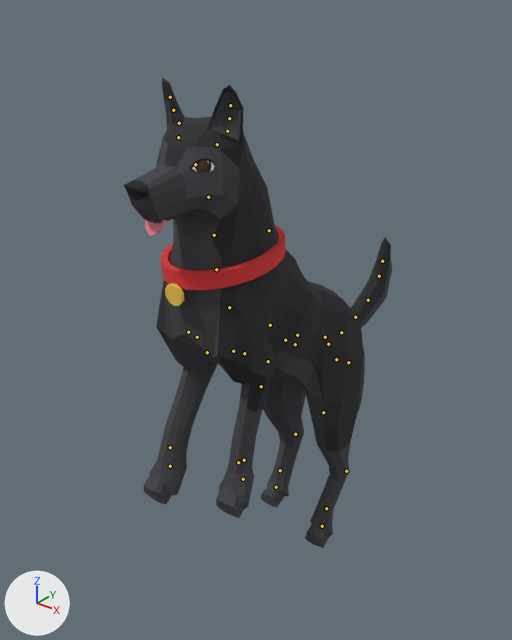
Two versions of the glTF model public/models/dog.glb, one commit apart.
Rendered twice from a 50 mm camera at (3.39, -5.21, 4.31) aimed at (-0.24, -0.66, 1.49). Arrows for +X, +Y and +Z are at lower left; the lights stay in place. The picture after the commit comes second. Both versions are drawn at frame 8 of the action 'Carry'; the numbers are the values there. The bones that change, and the others that lie on the model, are drawn over the model as lines.

Objects in the first picture: 'Dog'.
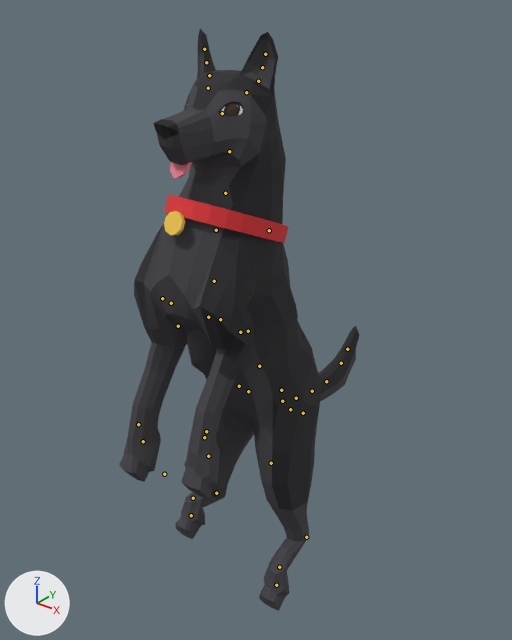
Pixel boxes (x1, y1, x2, y2) of what changed, in the pictures (512 x 640 px):
'Dog', posed (10% narrower, 24% taller): before (124, 77, 392, 548); after (119, 28, 359, 611)
bone 'Body', root to tip: before (238, 462) to (239, 461); after (164, 474) to (166, 472)
bone 'BackLeg.L', root to tip: before (348, 362) to (348, 363); after (303, 413) to (302, 413)
bone 'BackUpperLeg.L', root to tip: before (323, 412) to (323, 413); after (271, 463) to (271, 463)
bone 'BackLowerLeg.L', root to tip: before (346, 471) to (346, 472); after (306, 537) to (306, 537)
bone 'BackLeg.R', root to tip: before (285, 340) to (285, 340); after (239, 386) to (238, 386)
bone 'BackUpperLeg.R', root to tip: before (261, 386) to (261, 387); after (206, 431) to (206, 432)
bone 'BackLowerLeg.R', root to tip: before (295, 434) to (295, 435); after (216, 493) to (216, 493)
bone 'FrontUpperLeg.L', root to tip: before (244, 353) to (245, 353); after (220, 319) to (221, 319)
bone 'FrontLowerLeg.L', root to tip: before (268, 361) to (267, 362); after (248, 331) to (247, 331)
bone 'FrontUpperLeg.R', root to tip: before (188, 332) to (189, 332); after (162, 298) to (162, 299)
bone 'FrontLowerLeg.R', root to tip: before (207, 352) to (207, 353); after (178, 326) to (178, 327)
bone 'Neck2', root to tip: before (214, 235) to (213, 234); after (225, 193) to (225, 192)
bone 'Neck3', root to tip: before (208, 197) to (208, 196); after (229, 151) to (229, 150)
bone 'Head', root to tip: before (195, 164) to (195, 165); after (222, 113) to (221, 113)
bone 'IKBackLeg.L', root to tip: before (326, 508) to (326, 509); after (279, 567) to (279, 568)
bone 'IKBackLeg.R', root to tip: before (280, 470) to (279, 471); after (193, 498) to (193, 499)
bone 'IKFrontLeg.L', root to tip: before (244, 460) to (244, 461); after (204, 437) to (205, 438)
bone 'IKFrontLeg.R', root to tip: before (170, 447) to (170, 448); after (138, 424) to (139, 425)

Edits to the bpy script that builds the scene:
```text
Change bone_body:
    where bone_body = bpy.data.objects['DogArmature'].pose.bones['Body']
    bone_body.location: (0.0, -0.0013, 0.0128) -> (0.0, 0.0029, 0.0218)
    bone_body.rotation_quaternion: (0.954, -0.301, 0.0, 0.0) -> (0.857, -0.515, 0.0, 0.0)  # degrees (-35, 0, 0) -> degrees (-62, 0, 0)
Change bone_backleg_l:
    where bone_backleg_l = bpy.data.objects['DogArmature'].pose.bones['BackLeg.L']  # child of 'BackShoulder.L'
    bone_backleg_l.rotation_quaternion: (0.985, 0.174, 0.0, 0.0) -> (-0.954, -0.301, 0.0, 0.0)  # degrees (20, 0, 0) -> degrees (35, 0, 0)
Change bone_backupperleg_l:
    where bone_backupperleg_l = bpy.data.objects['DogArmature'].pose.bones['BackUpperLeg.L']  # child of 'BackLeg.L'
    bone_backupperleg_l.rotation_quaternion: (0.994, -0.111, 0.0, 0.0) -> (0.996, -0.062, 0.0, -0.066)  # degrees (-13, 0, 0) -> degrees (-7, 0, -8)
Change bone_backlowerleg_l:
    where bone_backlowerleg_l = bpy.data.objects['DogArmature'].pose.bones['BackLowerLeg.L']  # child of 'BackUpperLeg.L'
    bone_backlowerleg_l.rotation_quaternion: (1.0, -0.014, 0.0, 0.0) -> (0.979, 0.201, 0.0, 0.028)  # degrees (-2, 0, 0) -> degrees (23, -1, 3)
Change bone_backleg_r:
    where bone_backleg_r = bpy.data.objects['DogArmature'].pose.bones['BackLeg.R']  # child of 'BackShoulder.R'
    bone_backleg_r.rotation_quaternion: (0.985, 0.174, 0.0, 0.0) -> (-0.954, -0.301, 0.0, 0.0)  # degrees (20, 0, 0) -> degrees (35, 0, 0)
Change bone_backupperleg_r:
    where bone_backupperleg_r = bpy.data.objects['DogArmature'].pose.bones['BackUpperLeg.R']  # child of 'BackLeg.R'
    bone_backupperleg_r.rotation_quaternion: (0.999, -0.045, 0.0, 0.0) -> (0.992, -0.084, 0.0, 0.095)  # degrees (-5, 0, 0) -> degrees (-10, 1, 11)
Change bone_backlowerleg_r:
    where bone_backlowerleg_r = bpy.data.objects['DogArmature'].pose.bones['BackLowerLeg.R']  # child of 'BackUpperLeg.R'
    bone_backlowerleg_r.rotation_quaternion: (0.998, -0.065, 0.0, 0.0) -> (0.891, 0.453, 0.0, -0.03)  # degrees (-7, 0, 0) -> degrees (54, 2, -3)
Change bone_frontupperleg_l:
    where bone_frontupperleg_l = bpy.data.objects['DogArmature'].pose.bones['FrontUpperLeg.L']  # child of 'FrontShoulder.L'
    bone_frontupperleg_l.rotation_quaternion: (0.787, 0.616, 0.0, 0.0) -> (0.629, 0.777, 0.0, -0.034)  # degrees (76, 0, 0) -> degrees (102, 3, -2)
Change bone_frontlowerleg_l:
    where bone_frontlowerleg_l = bpy.data.objects['DogArmature'].pose.bones['FrontLowerLeg.L']  # child of 'FrontUpperLeg.L'
    bone_frontlowerleg_l.rotation_quaternion: (0.901, 0.435, 0.0, 0.0) -> (-0.814, -0.58, 0.0, -0.005)  # degrees (52, 0, 0) -> degrees (71, 0, 0)
Change bone_frontupperleg_r:
    where bone_frontupperleg_r = bpy.data.objects['DogArmature'].pose.bones['FrontUpperLeg.R']  # child of 'FrontShoulder.R'
    bone_frontupperleg_r.rotation_quaternion: (0.879, 0.477, 0.0, 0.0) -> (0.787, 0.615, 0.0, 0.04)  # degrees (57, 0, 0) -> degrees (76, -3, 4)
Change bone_frontlowerleg_r:
    where bone_frontlowerleg_r = bpy.data.objects['DogArmature'].pose.bones['FrontLowerLeg.R']  # child of 'FrontUpperLeg.R'
    bone_frontlowerleg_r.rotation_quaternion: (0.917, 0.399, 0.0, 0.0) -> (-0.953, -0.302, 0.0, -0.006)  # degrees (47, 0, 0) -> degrees (35, 0, 1)
Change bone_neck2:
    where bone_neck2 = bpy.data.objects['DogArmature'].pose.bones['Neck2']  # child of 'Neck1'
    bone_neck2.rotation_quaternion: (0.995, -0.105, 0.0, 0.0) -> (0.985, -0.174, 0.0, 0.0)  # degrees (-12, 0, 0) -> degrees (-20, 0, 0)
Change bone_neck3:
    where bone_neck3 = bpy.data.objects['DogArmature'].pose.bones['Neck3']  # child of 'Neck2'
    bone_neck3.rotation_quaternion: (0.995, -0.105, 0.0, 0.0) -> (0.985, -0.174, 0.0, 0.0)  # degrees (-12, 0, 0) -> degrees (-20, 0, 0)
Change bone_head:
    where bone_head = bpy.data.objects['DogArmature'].pose.bones['Head']  # child of 'Neck3'
    bone_head.rotation_quaternion: (0.997, -0.07, -0.033, -0.008) -> (0.991, -0.13, -0.043, -0.005)  # degrees (-8, -4, -1) -> degrees (-15, -5, 0)
Change bone_ikbackleg_l:
    where bone_ikbackleg_l = bpy.data.objects['DogArmature'].pose.bones['IKBackLeg.L']
    bone_ikbackleg_l.location: (0.0, 0.0155, -0.0032) -> (0.0015, 0.0223, -0.0107)
    bone_ikbackleg_l.rotation_quaternion: (0.976, 0.216, 0.0, 0.0) -> (0.954, 0.301, 0.0, 0.0)  # degrees (25, 0, 0) -> degrees (35, 0, 0)
Change bone_ikbackleg_r:
    where bone_ikbackleg_r = bpy.data.objects['DogArmature'].pose.bones['IKBackLeg.R']
    bone_ikbackleg_r.location: (0.0, 0.0141, -0.0019) -> (-0.0017, 0.0207, -0.0124)
    bone_ikbackleg_r.rotation_quaternion: (0.976, 0.216, 0.0, 0.0) -> (0.954, 0.301, 0.0, 0.0)  # degrees (25, 0, 0) -> degrees (35, 0, 0)
Change bone_ikfrontleg_l:
    where bone_ikfrontleg_l = bpy.data.objects['DogArmature'].pose.bones['IKFrontLeg.L']
    bone_ikfrontleg_l.location: (0.0, -0.0002, -0.0067) -> (0.0006, -0.0011, -0.0144)
    bone_ikfrontleg_l.rotation_quaternion: (0.954, 0.301, 0.0, 0.0) -> (0.906, 0.423, 0.0, 0.0)  # degrees (35, 0, 0) -> degrees (50, 0, 0)
Change bone_ikfrontleg_r:
    where bone_ikfrontleg_r = bpy.data.objects['DogArmature'].pose.bones['IKFrontLeg.R']
    bone_ikfrontleg_r.location: (0.0, 0.0014, -0.009) -> (-0.0008, 0.0004, -0.0131)
    bone_ikfrontleg_r.rotation_quaternion: (0.954, 0.301, 0.0, 0.0) -> (0.906, 0.423, 0.0, 0.0)  # degrees (35, 0, 0) -> degrees (50, 0, 0)
```
